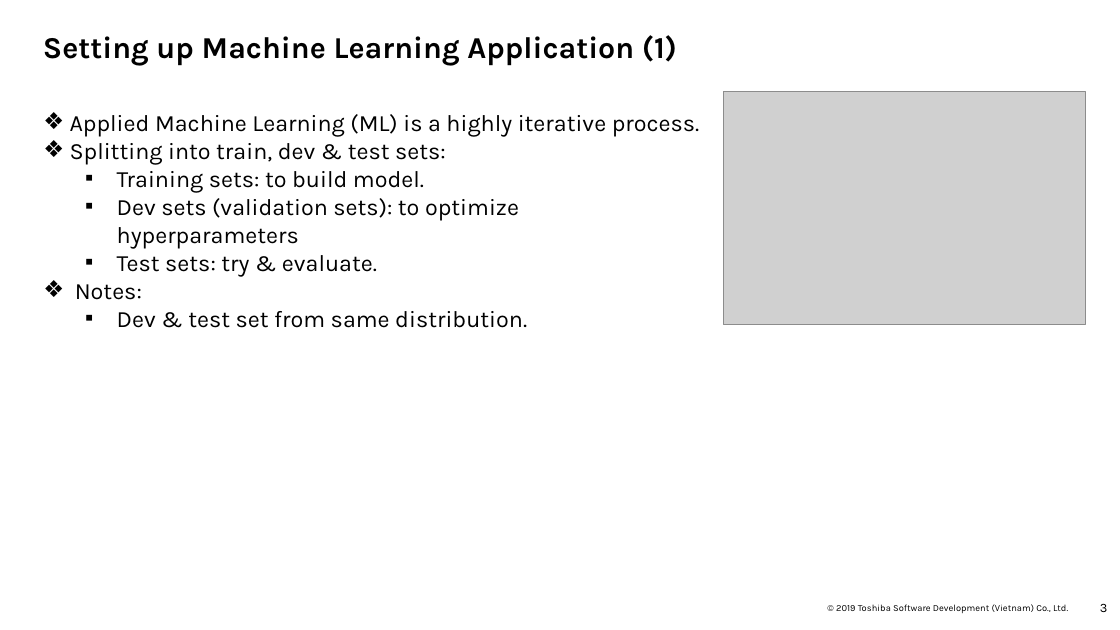
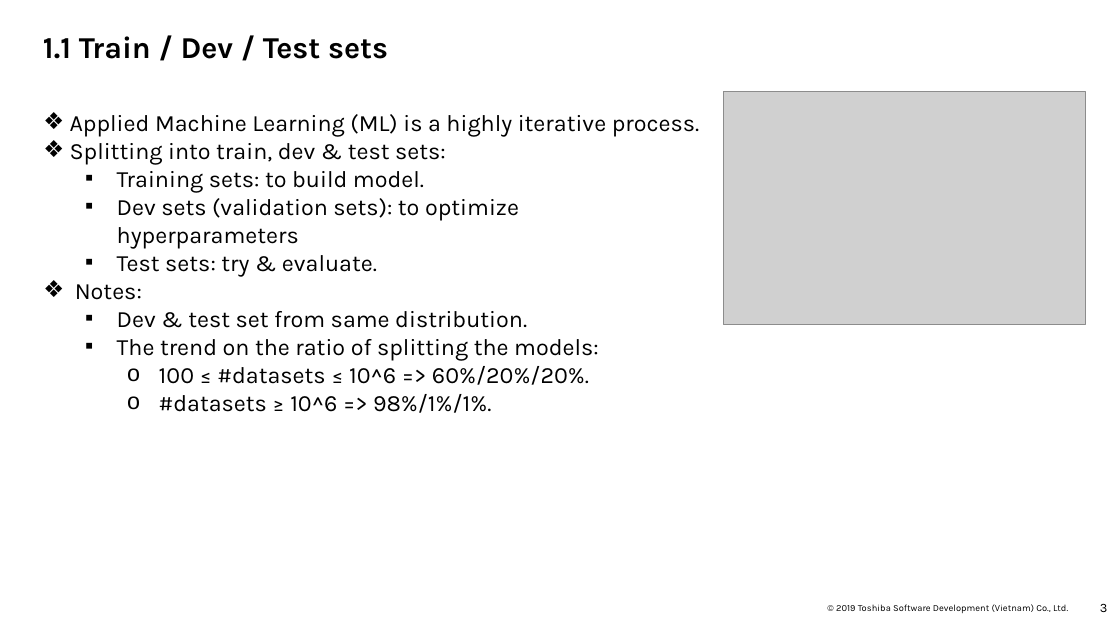
Before and after one commit to Doan-Nguyen/Coursera, a slide deck: slide 4 of Deep Learning Specialization - Report - Course 2.pptx. Drawn at 1120x630 pixels with LibreOffice and Linux fonts; fonts in the diff are those of the drawing; grey boxes stand for pictures; background and template pictures are left out. Boxes give left, top, right and bottom in pixels: in the first picture for what was removed or moved away, otherwise in the second. Text is boxed around its words. In the diff, an @@ line names an element or a change of style, - is before the commit and + after.

```diff
--- a/Deep Learning Specialization - Report - Course 2.pptx
+++ b/Deep Learning Specialization - Report - Course 2.pptx
@@ title at <box>43,36,388,59</box>: text changed @@
-Setting up Machine Learning Application (1)
+1.1 Train / Dev / Test sets
@@ text at <box>117,339,599,413</box>: paragraphs added @@
+  ▪ The trend on the ratio of splitting the models:
+    o 100 ≤ #datasets ≤ 10^6 => 60%/20%/20%.
+    o #datasets ≥ 10^6 => 98%/1%/1%.
```
Also in this commit, not shown: 4 slides added, 15 slides removed.
